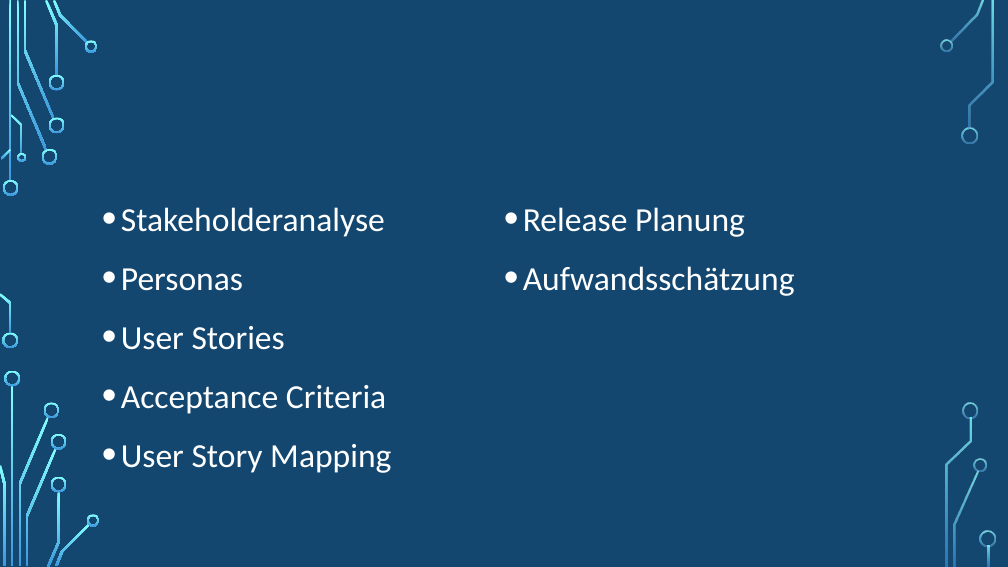
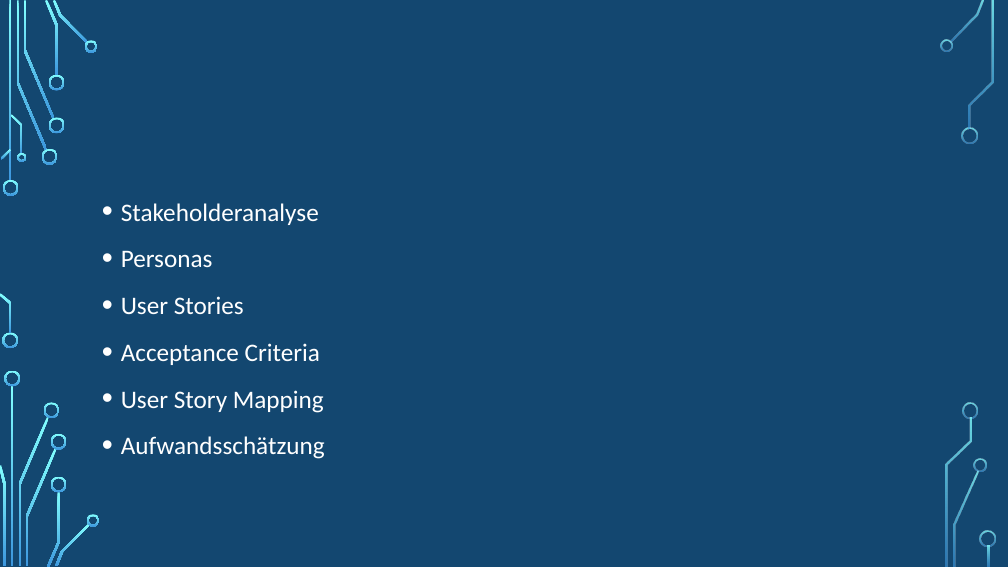
Before and after one commit to kevkre/SE2_Shisha-At-Home, a slide deck: slide 23 of Shisha-AT-Home.pptx (slide 17 before the commit). Drawn at 1008x567 pixels with LibreOffice and Linux fonts; fonts in the diff are those of the drawing; background and template pictures are left out. Boxes give left, top, right and bottom in pixels: in the first picture for what was removed or moved away, otherwise in the second. Text is boxed around its words. In the diff, an @@ line names an element or a change of style, - is before the commit and + after.

```diff
--- a/Shisha-AT-Home.pptx
+++ b/Shisha-AT-Home.pptx
@@ text "Stakeholderanalyse" at [121, 203, 325, 459]: size 32 to 24 pt; columns 2 to 1 @@
@@ text at [523, 207, 745, 237]: paragraph removed @@
-• Release Planung
```
Also in this commit, not shown: 9 other slides changed, 10 slides added, 1 slide removed, 4 other files.
